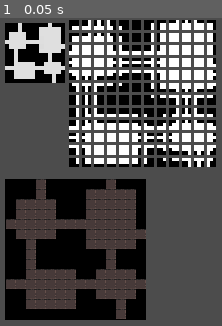
Above: before the commit, frame 1.
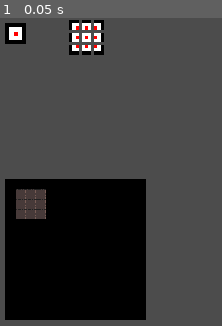
Above: after the commit, the same moment.

Repository: MarkStruik/WFC_Basics
Game: Godot game, scene res://Scenes/TextureOutput.tscn
Two runs of this game, one before a commit and one after it. Both use one fixed random seed, a clock stepped at 60 frames per second and the inputs below.
Inputs:
- Up to frame 1 (0.05 s): no input

The runs differ from the first frame. In frame 1, 37% of the frame differs, in the area x 2-98%, y 0-98%.

Commit message:
rework on some 'datatypes' used to store information, added outline in code for basic wave collapse

Diff:
--- a/src/Scenes/Scripts/TextureOutput.gd
+++ b/src/Scenes/Scripts/TextureOutput.gd
@@ -3,19 +3,22 @@
 export(Texture) var in_texture: Texture
 onready var input_text := $Input
 onready var tileset := $floorandwall
+onready var outputSprite := $Output
 
 func _init():
 	OS.center_window()
 
 func _ready():
-	var wfc = WaveFormCollapse.new(in_texture)
+	var wfc = WaveFormCollapse.new(in_texture, 3, 50, 30)
 	input_text.texture = in_texture
+	wfc.create_process_chunks()
+	outputSprite.texture = wfc.generateOutputTexture()
 	draw_input_chunks(wfc)
 
 	translate_image_to_tiles($TextureRect.rect_position, in_texture.get_data())
 
 func draw_input_chunks(wfc: WaveFormCollapse):
-	for chunk in wfc.processedChunks:
+	for chunk in wfc._processedChunks:
 		var sprite = Sprite.new()
 		var tex = ImageTexture.new()
 		tex.lossy_quality = 0
@@ -26,8 +29,7 @@
 		for x in wfc._n:
 			for y in wfc._n:
 				var pixel = chunk[1][x][y]
-
-				var col := Color(pixel[0], pixel[1], pixel[2])
+				var col := pixel as Color
 				img.set_pixel(x, y, col)
 		img.unlock()
 		tex.create_from_image(img,0)
--- a/src/Scenes/TextureOutput.tscn
+++ b/src/Scenes/TextureOutput.tscn
@@ -2,7 +2,7 @@
 
 [ext_resource path="res://Scenes/Scripts/TextureOutput.gd" type="Script" id=1]
 [ext_resource path="res://assets/tiles.png" type="Texture" id=2]
-[ext_resource path="res://SampleTextures/rooms-mini.png" type="Texture" id=3]
+[ext_resource path="res://SampleTextures/simple.png" type="Texture" id=4]
 
 [sub_resource type="Gradient" id=2]
 colors = PoolColorArray( 0, 0, 0, 1, 0.00390625, 0.00383208, 0.00383208, 1 )
@@ -39,12 +39,12 @@
 [node name="Node2D" type="Node2D"]
 position = Vector2( 41, 66 )
 script = ExtResource( 1 )
-in_texture = ExtResource( 3 )
+in_texture = ExtResource( 4 )
 
 [node name="Input" type="Sprite" parent="."]
 position = Vector2( -33, -58 )
 scale = Vector2( 6.85714, 6.85714 )
-texture = ExtResource( 3 )
+texture = ExtResource( 4 )
 centered = false
 __meta__ = {
 "_edit_lock_": true
@@ -71,3 +71,9 @@
 cell_custom_transform = Transform2D( 16, 0, 0, 16, 0, 0 )
 format = 1
 tile_data = PoolIntArray( 262149, 1, 0, 262150, 1, 0, 262151, 1, 0, 262152, 1, 0, 327686, 1, 0, 327687, 1, 0, 327688, 1, 0, 327689, 1, 0, 393222, 1, 0, 393224, 1, 0, 393225, 1, 0, 458757, 1, 0, 458758, 1, 0, 458759, 1, 0, 458760, 1, 0, 524295, 1, 0, 524296, 1, 0 )
+
+[node name="Output" type="Sprite" parent="."]
+position = Vector2( 223, 192 )
+scale = Vector2( 6.85714, 6.85714 )
+texture = ExtResource( 4 )
+centered = false
--- a/src/Scripts/WaveFormCollapse.gd
+++ b/src/Scripts/WaveFormCollapse.gd
@@ -1,34 +1,106 @@
-extends Object
 class_name WaveFormCollapse
 
-var _n = 3;
+var _n
+var _outputWidth
+var _outputHeight
+var _processedChunks = []
+var _inputTexture: Texture
 
-var processedChunks = []
+func _init(input: Texture, n: int, width: int, height: int):
+	_outputWidth = width
+	_outputHeight = height
+	_n = n;
+	_inputTexture = input;
 
-func _init(input: Texture):
-	create_process_chunks(input)
-
-func create_process_chunks(input: Texture):
-	# ingest the texture into NxN pictures
-	var height := input.get_height() + 1
-	var width := input.get_width() + 1
-	var textureData := input.get_data() # get pixels from sample
-	textureData.lock()
-	if height > _n and width > _n:
-		# get horizontal data
+# ingest the texture into NxN pictures
+# ex. when N = 3 this would result in:
+# [codeblock]
+# [Vector2(0,0), [
+# 	[ [Color],[Color],[Color] ], # rgb values for each pixel
+# 	[ [Color],[Color],[Color] ],
+# 	[ [Color],[Color],[Color] ]
+# ], etc
+# [/codeblock]
+func create_process_chunks():
+	_processedChunks = []
+	var height := _inputTexture.get_height() + 1
+	var width := _inputTexture.get_width() + 1
+	var image := _inputTexture.get_data()
+	# needed to read the actual pictures
+	image.lock()
+	# only process if we have enough pixels for our 'N'
+	if height >= _n and width >= _n:
 		for y in (height - _n):
 			for x in (width - _n):
-				var block := get_pixelData(textureData, Vector2(x,y))
-				processedChunks.append([Vector2(x,y),block])
+				var block := _get_pixelData(image, Vector2(x,y))
+				_processedChunks.append([Vector2(x,y),block])
+	image.unlock() # unlock it so its available elsewhere again
 
-func get_pixelData(img: Image, start_pos: Vector2) -> Array:
+# Method to get an 'N' sector from a specific point on an image
+# warning: image needs to be unlocked
+func _get_pixelData(img: Image, start_pos: Vector2) -> Array:
 	var res := []
 	for x in _n:
 		var row = []
 		for y in _n:
 			var cur_coord = start_pos + Vector2(x,y)
 			var color = img.get_pixel(cur_coord.x, cur_coord.y)
-			row.append([color.r8, color.g8, color.b8])
+			row.append(color)
 		res.append(row)
 
 	return res
+
+# Generate Output Texture
+func generateOutputTexture() -> Texture:
+	# genrate array of pixels for the with and height
+	var wave = _create_empty_wave_data()
+
+	# pick a random starting chunk
+
+	# pick a random point on the map to 'place' a starting chunk
+	# (optional) add more starting chunks for beter randomisations?
+
+	# while all pixels have not been processed repeat steps until done
+	# when we have tried 'x' times we stop the process if none of the items are moving forward
+	# calculate wave from this random point outwards
+
+	# check which chunks fit on the current pixel ( any pixel matching in the NxN )
+	# take the entire NxN with surrounding pixels in mind when trying to match
+
+		# if there is only one options thats the one, mark the item as complete
+
+		# else remove the ones you don't need
+
+
+	var tex = _create_texture_from(wave)
+	return tex
+
+# returns full array of wave texture
+# each pixel contains =>
+# 0: color,
+# 1: boolean if fully checked = false,
+# 2: all available chunks -> todo optimise later?!
+func _create_empty_wave_data() -> Array:
+	var wave := []
+	for	x in _outputWidth:
+		var row = []
+		for y in _outputHeight:
+			# transparent is used as empty color here
+			row.append([Color.transparent, false, _processedChunks.duplicate(true)])
+		wave.append(row)
+	return wave
+
+func _create_texture_from(waveData: Array) -> Texture:
+	var tex = ImageTexture.new()
+	tex.lossy_quality = 0
+	var img = Image.new()
+	img.create(_outputWidth,_outputHeight,false,Image.FORMAT_RGBA8)
+	img.lock()
+
+	for	x in _outputWidth:
+		for y in _outputHeight:
+			img.set_pixel(x,y,waveData[x][y][0])
+
+	img.unlock()
+	tex.create_from_image(img,0)
+	return tex
--- a/src/project.godot
+++ b/src/project.godot
@@ -9,7 +9,7 @@
 config_version=4
 
 _global_script_classes=[ {
-"base": "Object",
+"base": "Reference",
 "class": "WaveFormCollapse",
 "language": "GDScript",
 "path": "res://Scripts/WaveFormCollapse.gd"
@@ -35,6 +35,30 @@
 
 main_run_args="--verbose"
 
+[importer_defaults]
+
+texture={
+"compress/bptc_ldr": 0,
+"compress/hdr_mode": 0,
+"compress/lossy_quality": 0.7,
+"compress/mode": 0,
+"compress/normal_map": 0,
+"detect_3d": false,
+"flags/anisotropic": false,
+"flags/filter": false,
+"flags/mipmaps": false,
+"flags/repeat": 0,
+"flags/srgb": 2,
+"process/HDR_as_SRGB": false,
+"process/fix_alpha_border": true,
+"process/invert_color": false,
+"process/normal_map_invert_y": false,
+"process/premult_alpha": false,
+"size_limit": 0,
+"stream": false,
+"svg/scale": 1.0
+}
+
 [physics]
 
 common/enable_pause_aware_picking=true
Binary file added: src/SampleTextures/simple.png
Not shown, added: src/SampleTextures/simple.png.import
Not shown, changed: README.md
